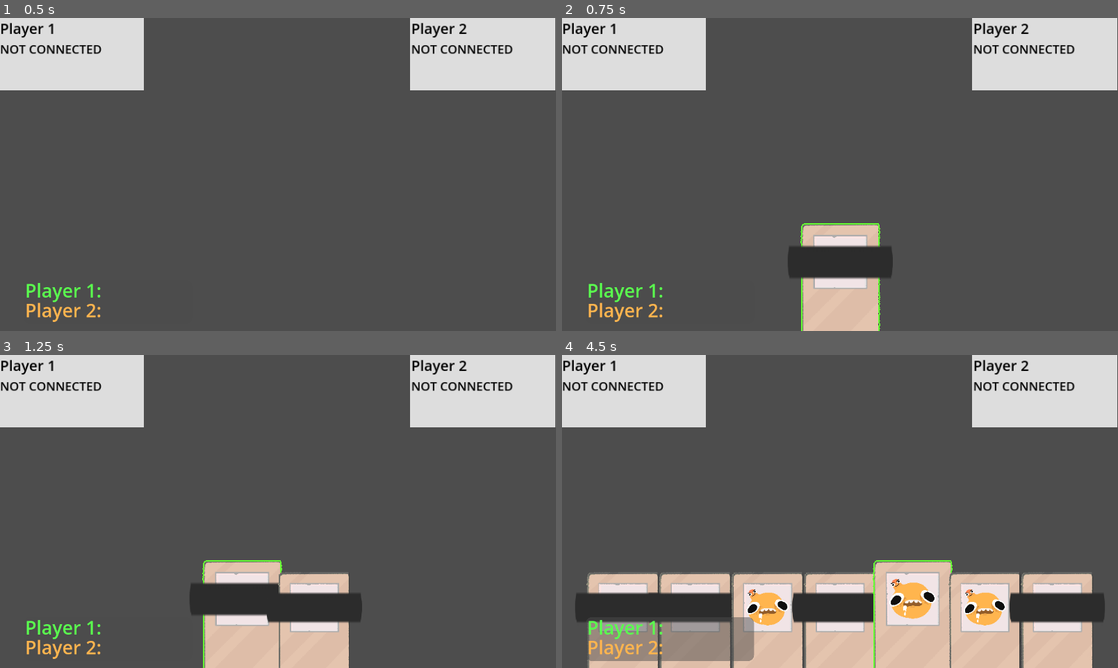
Above: before the commit, frames 1-4 (two rows, left to right).
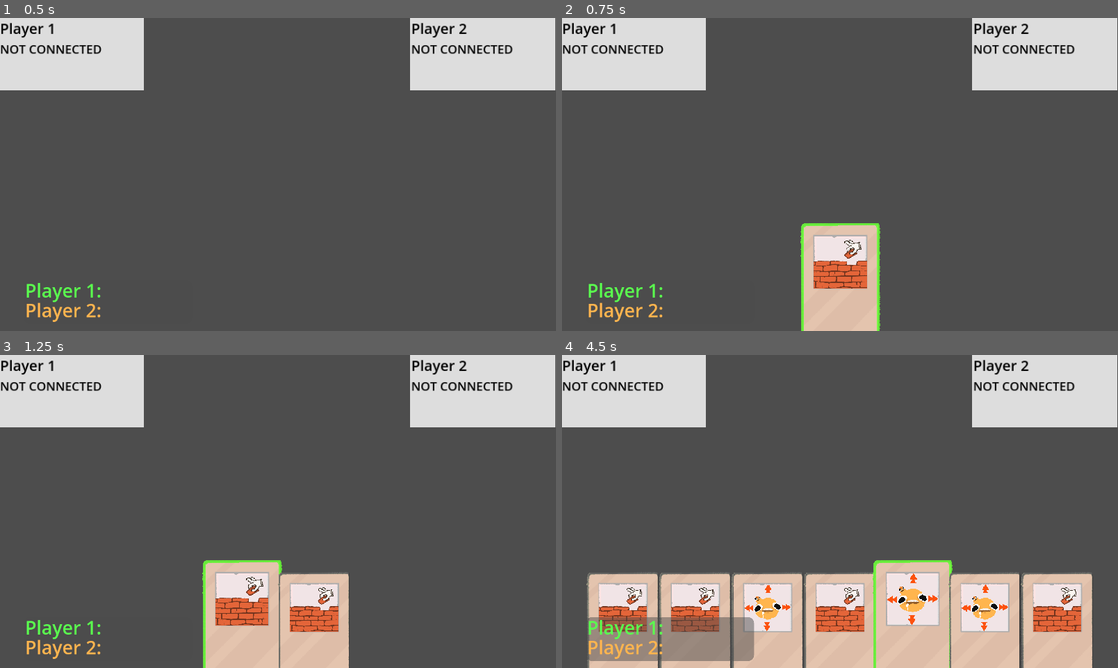
Above: after the commit, the same moments.

Repository: patator62180/GDWL_67
Game: Godot game, scene res://scenes/HUD/hud.tscn
Two runs of this game, one before a commit and one after it. Both use one fixed random seed, a clock stepped at 60 frames per second and the inputs below. This scene is started directly instead of the project's main scene.
Inputs (mouse positions are in pixels of both pictures, inside the frame that each line leads up to):
- Up to frame 1 (0.5 s): no input
- Up to frame 2 (0.75 s): tap Enter (ui_accept) at 0.5 s; move the mouse to (812, 237) at 0.52 s; hold Up (up) from 0.53 s (still down); right-click (812, 237) at 0.6 s; click (812, 237) at 0.67 s
- Up to frame 3 (1.25 s): keep holding Up (up); tap Enter (ui_accept) at 0.77 s
- Up to frame 4 (4.5 s): release Up (up) at 1.25 s; tap Enter (ui_accept) every 0.75 s from 1.25 to 4.25 s; drag from (801, 624) to (812, 574) at 1.27 s; move the mouse to (840, 624) at 2.02 s; hold Left (left) 2.03-2.75 s; right-click (840, 624) at 2.1 s; click (840, 624) at 2.17 s; drag from (878, 624) to (673, 464) at 2.77 s; drag from (912, 630) to (867, 511) at 3.52 s; drag from (951, 630) to (756, 433) at 4.27 s

Frame 1 is identical in both runs. In frame 2, 2.5% of the frame differs, in the area x 40-60%, y 65-100%; in frame 3, 3.9%; in frame 4, 8.5%, in the area x 2-98%, y 65-100%.
Error in both runs: Invalid access to property or key 'array' on a base object of type 'Nil'. (res://scenes/game/ScoreControl.gd:11)

Commit message:
cartes plus jolies

Diff:
--- a/scenes/cards/card.tscn
+++ b/scenes/cards/card.tscn
@@ -9,12 +9,13 @@
 resource_local_to_scene = true
 shader = ExtResource("3_p3nqa")
 shader_parameter/color = Color(0.4, 1, 0.2, 0)
-shader_parameter/width = 2.743
-shader_parameter/pattern = 0
+shader_parameter/width = 4.965
+shader_parameter/pattern = 2
 shader_parameter/inside = true
 shader_parameter/add_margins = true
 
 [node name="Card" type="Control" node_paths=PackedStringArray("outline", "icon")]
+texture_filter = 1
 custom_minimum_size = Vector2(150, 0)
 layout_mode = 3
 anchors_preset = 7
--- a/scenes/cards/hand.gd
+++ b/scenes/cards/hand.gd
@@ -12,7 +12,7 @@
 var card_scene
 var total_weight = 0
 
-@export var selected_color = Color(0.4, 1, 0.2, 1)
+@export var selected_color = Color(0.4, 1, 0.2, 0.85)
 
 signal card_selected(cardType : String)
 
--- a/scenes/cards/movement_card.tres
+++ b/scenes/cards/movement_card.tres
@@ -1,10 +1,10 @@
 [gd_resource type="Resource" load_steps=3 format=3 uid="uid://u4r5dn3womcs"]
 
-[ext_resource type="Texture2D" uid="uid://bw52dcpcy8bxh" path="res://sprites/baldur.png" id="1_ivios"]
+[ext_resource type="Texture2D" uid="uid://cctxx75o7fc3p" path="res://sprites/Fond_carte_deplacement.png" id="1_10hp7"]
 [ext_resource type="Script" path="res://scenes/cards/card_resource.gd" id="2_x4hco"]
 
 [resource]
 script = ExtResource("2_x4hco")
-icon = ExtResource("1_ivios")
+icon = ExtResource("1_10hp7")
 type = "Movement"
 weight = 10
--- a/scenes/cards/wall_card.tres
+++ b/scenes/cards/wall_card.tres
@@ -1,10 +1,10 @@
 [gd_resource type="Resource" load_steps=3 format=3 uid="uid://b04li8a4ocs22"]
 
+[ext_resource type="Texture2D" uid="uid://p5xo7djwi0ye" path="res://sprites/Fond_carte_wall.png" id="1_6r511"]
 [ext_resource type="Script" path="res://scenes/cards/card_resource.gd" id="1_53hyi"]
-[ext_resource type="Texture2D" uid="uid://bps2mwf4l2yxg" path="res://sprites/wall.png" id="1_h47ax"]
 
 [resource]
 script = ExtResource("1_53hyi")
-icon = ExtResource("1_h47ax")
+icon = ExtResource("1_6r511")
 type = "Wall"
 weight = 8
Binary file added: sprites/Fond_carte_deplacement.png
Not shown, added: sprites/Fond_carte_deplacement.png.import
Binary file added: sprites/Fond_carte_wall.png
Not shown, added: sprites/Fond_carte_wall.png.import
